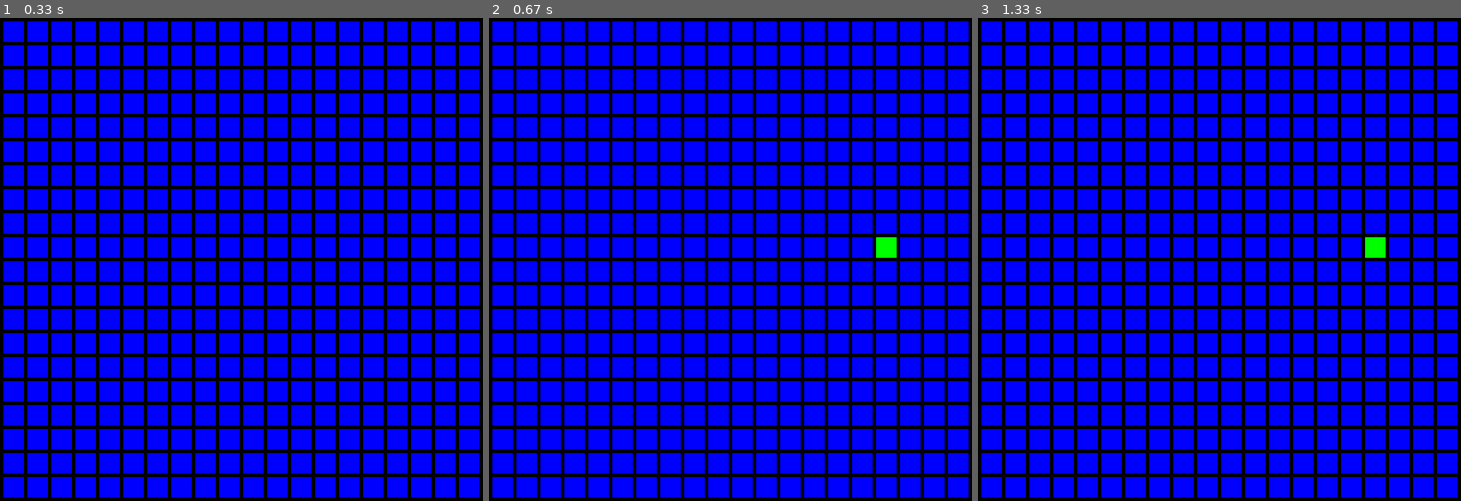
Above: before the commit, frames 1-3 (left to right).
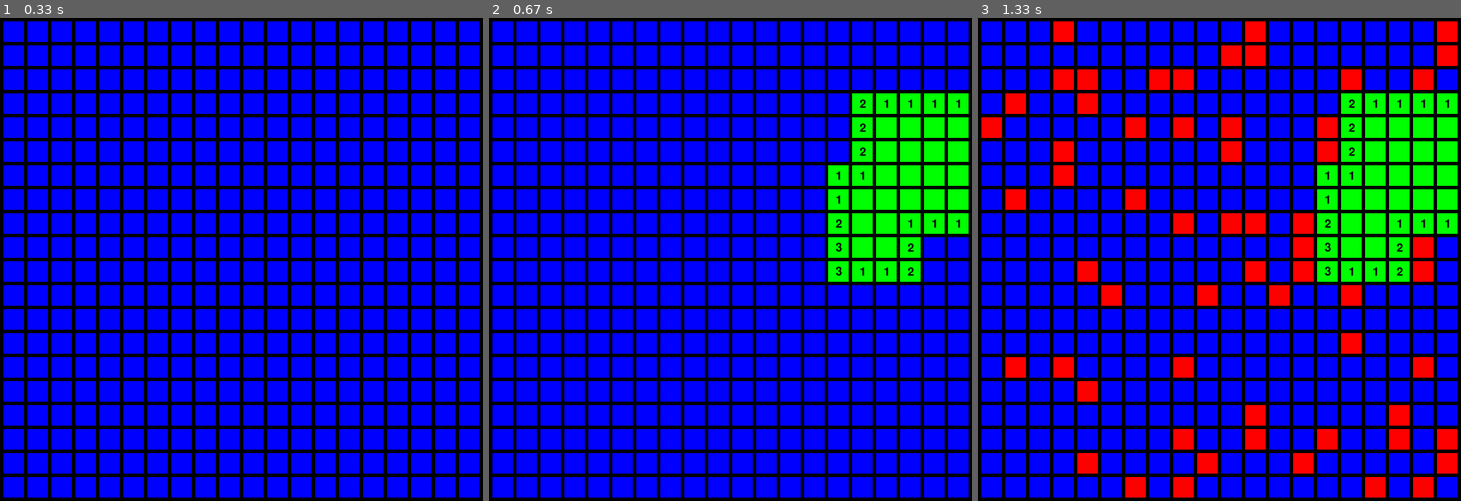
Above: after the commit, the same moments.

Repository: calvinProbstSchool/probstChapter3work
Game: pygame game, started from minesweeper.py
Two runs of this game, one before a commit and one after it. Both use one fixed random seed, a clock stepped at 60 frames per second and the inputs below.
Inputs (mouse positions are in pixels of both pictures, inside the frame that each line leads up to):
- Up to frame 1 (0.33 s): no input
- Up to frame 2 (0.67 s): click (885, 245) at 0.38 s
- Up to frame 3 (1.33 s): press the mouse at (1374, 245) at 0.7 s; move the mouse to (1325, 273) at 0.8 s; release the mouse at (1277, 302) at 0.93 s

Frame 1 is identical in both runs. In frame 2, 7.2% of the frame differs, in the area x 70-100%, y 15-55%; in frame 3, 18%, in the area x 0-100%, y 0-100%.

Commit message:
Final project complete + joke image

Diff:
--- a/minesweeper.py
+++ b/minesweeper.py
@@ -14,9 +14,9 @@
 BOARDHEIGHT = 20
 BOXSIZE = 30
 GAPSIZE = 5
+FONTSIZE = 26
 WINDOWWIDTH = BOXSIZE * BOARDWIDTH + GAPSIZE * (BOARDWIDTH + 1)
 WINDOWHEIGHT = BOXSIZE * BOARDHEIGHT + GAPSIZE * (BOARDHEIGHT + 1)
-EXPLOSIONSPEED = 10
 BOMBCOUNT = int((BOARDHEIGHT * BOARDWIDTH) * 3 / 20)
 
 assert BOMBCOUNT < BOARDHEIGHT * BOARDWIDTH, "Bomb count is larger than square count"
@@ -26,25 +26,26 @@
 BLUE = (0, 0, 255)
 GREEN = (0, 255, 0)
 WHITE = (255, 255, 255)
+BLACK = (0, 0, 0)
+ORANGE = (255, 165, 0)
 
 BGCOLOR = RED
 
 
 # noinspection PyGlobalUndefined
 def main():
-    global DISPLAYSURF, FPSCLOCK
+    global DISPLAYSURF, FPSCLOCK, BOXFONT
     pygame.init()
     pygame.mixer_music.load("Alcazar.mp3")
     pygame.mixer_music.play(-1, 0.0)
     FPSCLOCK = pygame.time.Clock()
     DISPLAYSURF = pygame.display.set_mode((WINDOWWIDTH, WINDOWHEIGHT))
+    BOXFONT = pygame.font.Font('D:/users/User1/Documents/pythonSchool/textBookExamplesPygame/3Dventure.ttf', FONTSIZE)
     pygame.display.set_caption("Minesweeper")
 
     mousex = 0
     mousey = 0
-    print("1")
     gameBoard = makeNewBoard(BOARDWIDTH, BOARDHEIGHT)
-    print("thank god")
     flags = []
     for x in range(BOARDWIDTH):
         column = []
@@ -60,10 +61,13 @@
         revealed.append(column)
 
     gamePlaying = True
+    firstClick = True
     while True:
-        mouseClicked = False
-
-        drawGameBoard(revealed)
+        leftClicked = False
+        rightClicked = False
+        middleClicked = False
+        if gamePlaying:
+            drawGameBoard(revealed, flags)
         pygame.display.update()
         FPSCLOCK.tick(FPS)
         for event in pygame.event.get():
@@ -73,11 +77,26 @@
             elif event.type == pygame.MOUSEMOTION:
                 mousex, mousey = event.pos
             elif event.type == pygame.MOUSEBUTTONUP:
+                buttonPressed = event.button
                 mousex, mousey = event.pos
-                mouseClicked = True
+                if buttonPressed == 1:
+                    leftClicked = True
+                elif buttonPressed == 2:
+                    middleClicked = True
+                elif buttonPressed == 3:
+                    rightClicked = True
 
         boxX, boxY = getBoxPos(mousex, mousey)
-        if mouseClicked and gamePlaying:
+        if firstClick and leftClicked and gamePlaying:
+            if not boxY == -1 and not boxX == -1:
+                print("first click at" + str(boxX) + " " + str(boxY))
+                firstBombCount = getBombsNear(gameBoard, boxX, boxY)
+                while not firstBombCount == 0:
+                    gameBoard = makeNewBoard(BOARDWIDTH, BOARDHEIGHT)
+                    firstBombCount = getBombsNear(gameBoard, boxX, boxY)
+                firstClick = False
+                revealBox(gameBoard, revealed, boxX, boxY)
+        elif leftClicked and gamePlaying:
             if not boxY == -1 and not boxX == -1:
                 print("click at" + str(boxX) + " " + str(boxY))
                 if not revealed[boxX][boxY]:
@@ -89,15 +108,55 @@
                         if gameWinCheck(gameBoard, revealed):
                             # draw a flower or something
                             print("winna")
+                            gamePlaying = False
+                            gameWinJoke()
+        elif rightClicked and gamePlaying:
+            if not boxY == -1 and not boxX == -1:
+                if not revealed[boxX][boxY] or flags[boxX][boxY] :
+                    flags[boxX][boxY] = not flags[boxX][boxY]
+                    revealed[boxX][boxY] = not revealed[boxX][boxY]
+                    if gameWinCheck(gameBoard, revealed):
+                        # draw a flower or something
+                        print("winna")
+                        gamePlaying = False
+                        gameWinJoke()
+        elif middleClicked and gamePlaying:
+            if not boxY == -1 and not boxX == -1:
+                if revealed[boxX][boxY]:
+                    boxList = getBoxesTouching(boxX, boxY)
+                    correctFlags = 0
+                    bombsNear = getBombsNear(gameBoard, boxX, boxY)
+                    for coords in boxList:
+                        nearX = coords[0]
+                        nearY = coords[1]
+                        if flags[nearX][nearY] and gameBoard[nearX][nearY]:
+                            correctFlags += 1
+                    if correctFlags == bombsNear:
+                        for coords in boxList:
+                            nearX = coords[0]
+                            nearY = coords[1]
+                            if not revealed[nearX][nearY] and not gameBoard[nearX][nearY]:
+                                revealBox(gameBoard, revealed, nearX, nearY)
+                                if gameWinCheck(gameBoard, revealed):
+                                    # draw a flower or something
+                                    print("winna")
+                                    gamePlaying = False
+                                    gameWinJoke()
 
 
 def gameWinCheck(board, revealedBoxes):
     gameWon = True
     for x in range(0, BOARDWIDTH):
         for y in range(0, BOARDWIDTH):
-            if board[x][y] == revealedBoxes[x][y]:
+            if board[x][y] == revealedBoxes[x][y] and board[x][y] == False:
                 gameWon = False
     return gameWon
+
+
+def gameWinJoke():
+    jokeSurf = pygame.image.load("pizzaJoke.png")
+    DISPLAYSURF.blit(jokeSurf, (0, 0))
+    pygame.display.update()
 
 
 def makeNewBoard(width, height):
@@ -134,31 +193,34 @@
 def revealBox(board, revealedBoxes, x, y):
     if not revealedBoxes[x][y]:
         print("revealing " + str(x) + ' ' + str(y))
+        drawBoxAt(GREEN, x, y)
         # draw the revealed square
         revealedBoxes[x][y] = True
         bombsTouchingBox = getBombsNear(board, x, y)
+        print("bombs touching " + str(x) + " " + str(y) + ": " + str(bombsTouchingBox))
         # draw the font version of the number
         if bombsTouchingBox == 0:
-            xMin = x - 1
-            if xMin < 0:
-                xMin = 0
-            yMin = y - 1
-            if yMin < 0:
-                yMin = 0
-            xMax = x + 1
-            if xMax > BOARDWIDTH - 1:
-                xMax = x
-            yMax = y + 1
-            if yMax > BOARDWIDTH - 1:
-                yMax = y
-            for xTemp in range(xMin, xMax + 1):
-                for yTemp in range(yMin, yMax + 1):
-                    if not xTemp == x and not yTemp == y:
-                        revealedBoxes = revealBox(board, revealedBoxes, x, y)
+            for coords in getBoxesTouching(x, y):
+                if not revealedBoxes[coords[0]][coords[1]]:
+                    revealBox(board, revealedBoxes, coords[0], coords[1])
+        else:
+            drawText(bombsTouchingBox, x, y)
     return revealedBoxes
 
 
-def getBombsNear(board, x, y):
+def boxToCoords(n):
+    return int(GAPSIZE + (GAPSIZE + BOXSIZE) * n)
+
+
+def drawText(num, x, y):
+    textObj = BOXFONT.render(str(num), True, BLACK)
+    textRect = textObj.get_rect()
+    textRect.center = ((boxToCoords(x) + BOXSIZE / 2), (boxToCoords(y) + BOXSIZE / 2))
+    DISPLAYSURF.blit(textObj, textRect)
+    pygame.display.update()
+
+
+def getBoxesTouching(x, y):
     xMin = x - 1
     if xMin < 0:
         xMin = 0
@@ -171,11 +233,20 @@
     yMax = y + 1
     if yMax > BOARDWIDTH - 1:
         yMax = y
-    bombsTouching = 0
+    boxList = []
     for xTemp in range(xMin, xMax + 1):
         for yTemp in range(yMin, yMax + 1):
-            if board[xTemp][yTemp]:
-                bombsTouching = bombsTouching + 1
+            if not x == xTemp or not y == yTemp:
+                boxList.append([xTemp, yTemp])
+    return boxList
+
+
+def getBombsNear(board, x, y):
+    boxList = getBoxesTouching(x, y)
+    bombsTouching = 0
+    for coords in boxList:
+        if board[coords[0]][coords[1]]:
+            bombsTouching += 1
     return bombsTouching
 
 
@@ -183,25 +254,23 @@
     for x in range(0, BOARDWIDTH):
         for y in range(0, BOARDHEIGHT):
             if board[x][y]:
-                # draw the bombs exploded
-                print("bomb explodey at " + str(x) + " " + str(y))
-
-
-def drawGameBoard(board):
+                drawBoxAt(RED, x, y)
+
+
+def drawBoxAt(boxColor, x, y):
+    pygame.draw.rect(DISPLAYSURF, boxColor, (
+        boxToCoords(x), boxToCoords(y), BOXSIZE, BOXSIZE))
+
+
+def drawGameBoard(board, flagBoard):
     for x in range(0, BOARDWIDTH):
         for y in range(0, BOARDHEIGHT):
             # Draw a rectangle for the box
             # fix with math
             if not board[x][y]:
-                pygame.draw.rect(DISPLAYSURF, BLUE, (
-                    (GAPSIZE + (GAPSIZE + BOXSIZE) * x), (GAPSIZE + (GAPSIZE + BOXSIZE) * y), BOXSIZE, BOXSIZE))
-            else:
-                pygame.draw.rect(DISPLAYSURF, GREEN,
-                                 ((GAPSIZE + (GAPSIZE + BOXSIZE) * x), (GAPSIZE + (GAPSIZE + BOXSIZE) * y),
-                                  BOXSIZE, BOXSIZE))
-            # if flagBoard[x][y]:
-            # Replace with drawing actual flag at position
-            # pygame.draw.polygon(DISPLAYSURF, RED, ((1, 0), (1, 1), (2, 2)))
+                drawBoxAt(BLUE, x, y)
+            elif flagBoard[x][y]:
+                drawBoxAt(ORANGE, x, y)
 
 
 main()
